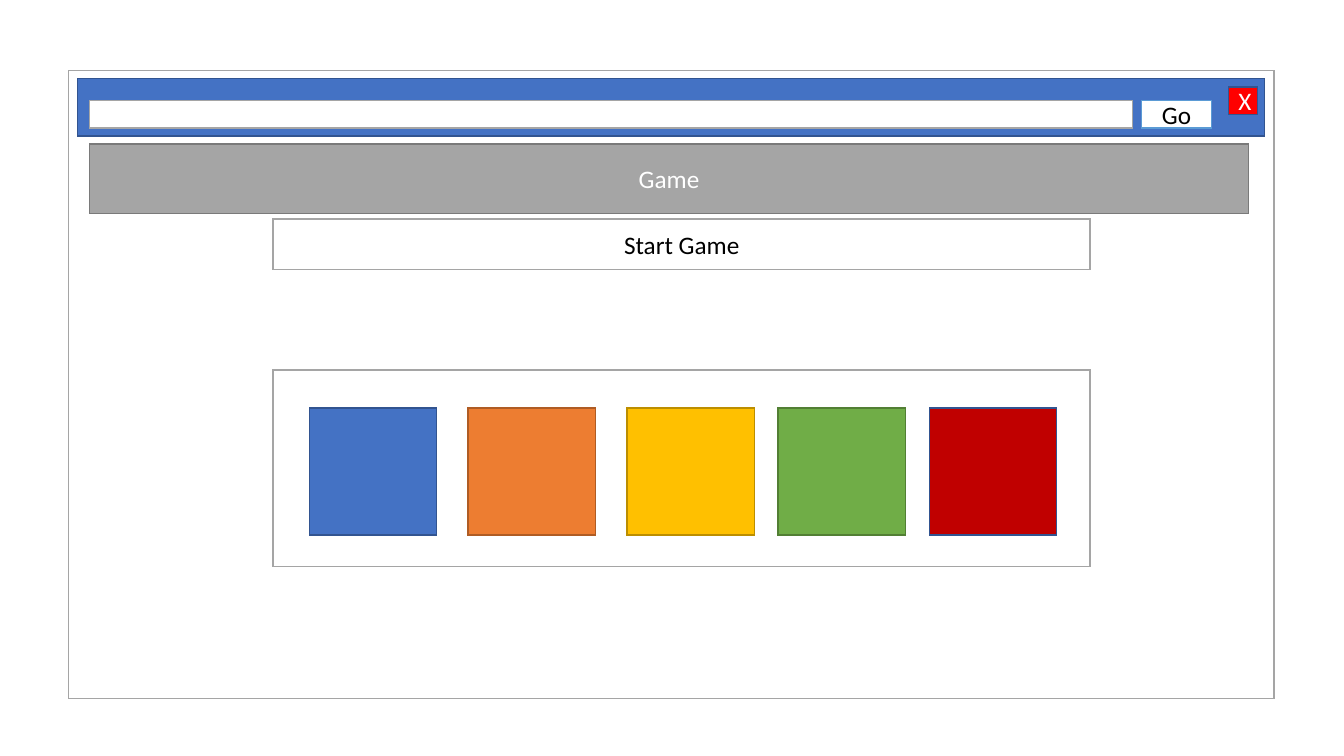
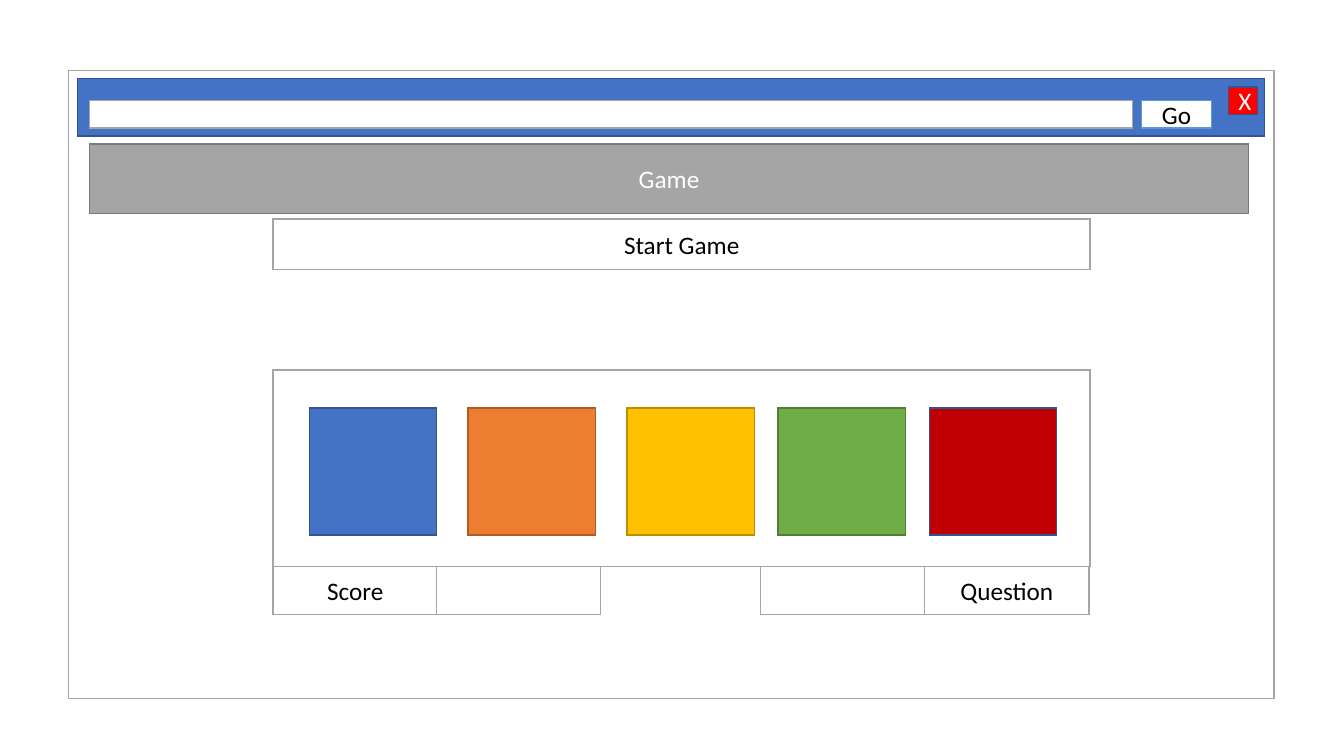
Before and after one commit to Rhod4/MMP, a slide deck: slide 6 of Design/UI/UI_Prototype Main.pptx (slide 5 before the commit). Drawn at 1344x756 pixels with LibreOffice and Linux fonts; fonts in the diff are those of the drawing. Boxes give left, top, right and bottom in pixels: in the first picture for what was removed or moved away, otherwise in the second. Text is boxed around its words. In the diff, an @@ line names an element or a change of style, - is before the commit and + after.

```diff
--- a/Design/UI/UI_Prototype Main.pptx
+++ b/Design/UI/UI_Prototype Main.pptx
@@ rectangle added at (x1=273, y1=567, x2=438, y2=615), fill #FFFFFF, outline #A5A5A5 1 pt, 18 pt, text #000000 @@
+Score
@@ rectangle added at (x1=437, y1=567, x2=601, y2=615), fill #FFFFFF, outline #A5A5A5 1 pt @@
@@ rectangle added at (x1=761, y1=567, x2=926, y2=615), fill #FFFFFF, outline #A5A5A5 1 pt @@
@@ rectangle added at (x1=925, y1=567, x2=1089, y2=615), fill #FFFFFF, outline #A5A5A5 1 pt, 18 pt, text #000000 @@
+Question
```
Also in this commit, not shown: 1 other slide changed, 2 slides added, 1 slide removed, 24 other files.
